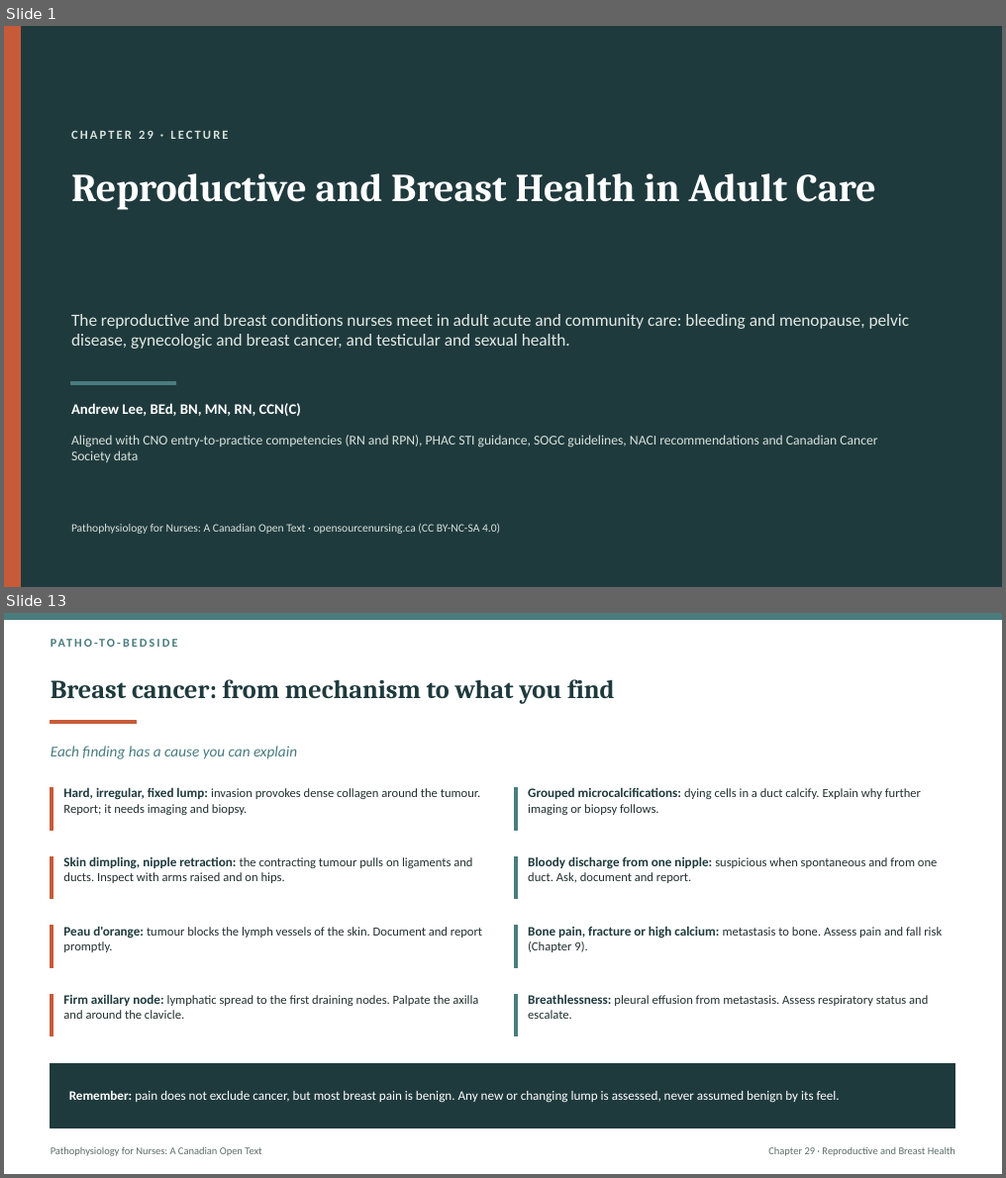
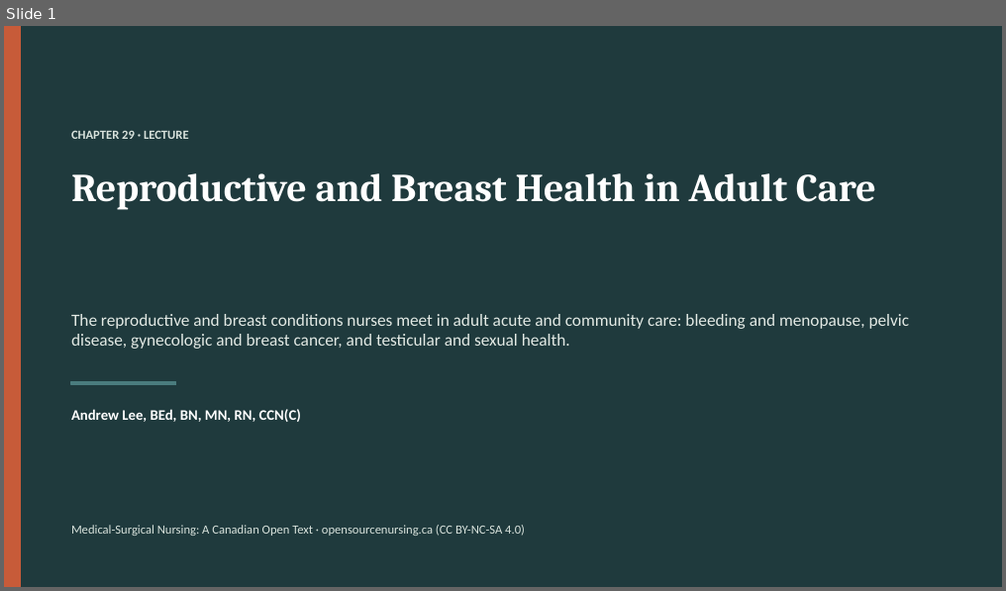
Before and after one commit to andrewleenl/opensourcenursing, a slide deck: Ch29_Reproductive_and_Breast_Health_in_Adult_Care_Lecture_Presentation.pptx. Shown one above the other, each under a label of ours: slides 1 and 13 before the commit, slide 1 after it; the slides between them are not shown. The pictures are 1006x1178 and 1006x591 pixels, drawn with LibreOffice and Linux fonts; fonts in the diff are those of the drawing. Boxes give left, top, right and bottom in pixels: in the first picture for what was removed or moved away, otherwise in the second. Text is boxed around its words. In the diff, an @@ line names an element or a change of style, - is before the commit and + after.

```diff
--- a/Ch29_Reproductive_and_Breast_Health_in_Adult_Care_Lecture_Presentation.pptx
+++ b/Ch29_Reproductive_and_Breast_Health_in_Adult_Care_Lecture_Presentation.pptx
@@ slide 13 removed at (4,613,1002,1174), background #FFFFFF @@
@@ rectangle removed at (4,613,1002,620) @@
@@ text removed at (51,636,955,657) @@
-PATHO-TO-BEDSIDE
@@ title removed at (51,679,615,704) @@
-Breast cancer: from mechanism to what you find
@@ rectangle removed at (51,721,137,724) @@
@@ text removed at (51,746,297,760) @@
-Each finding has a cause you can explain
@@ rectangle removed at (51,788,54,830) @@
@@ text removed at (63,787,480,815) @@
-Hard, irregular, fixed lump: invasion provokes dense collagen around the tumour. Report; it needs imaging and biopsy.
@@ rectangle removed at (515,788,518,830) @@
@@ text removed at (528,787,921,815) @@
-Grouped microcalcifications: dying cells in a duct calcify. Explain why further imaging or biopsy follows.
@@ rectangle removed at (51,858,54,899) @@
@@ text removed at (63,857,472,883) @@
-Skin dimpling, nipple retraction: the contracting tumour pulls on ligaments and ducts. Inspect with arms raised and on hips.
@@ rectangle removed at (515,858,518,899) @@
@@ text removed at (528,857,938,883) @@
-Bloody discharge from one nipple: suspicious when spontaneous and from one duct. Ask, document and report.
@@ rectangle removed at (51,926,54,967) @@
@@ text removed at (63,926,482,953) @@
-Peau d'orange: tumour blocks the lymph vessels of the skin. Document and report promptly.
@@ rectangle removed at (515,926,518,967) @@
@@ text removed at (528,926,942,953) @@
-Bone pain, fracture or high calcium: metastasis to bone. Assess pain and fall risk (Chapter 9).
@@ rectangle removed at (51,995,54,1037) @@
@@ text removed at (63,994,478,1019) @@
-Firm axillary node: lymphatic spread to the first draining nodes. Palpate the axilla and around the clavicle.
@@ rectangle removed at (515,995,518,1037) @@
@@ text removed at (528,994,928,1019) @@
-Breathlessness: pleural effusion from metastasis. Assess respiratory status and escalate.
@@ rectangle removed at (51,1063,955,1128) @@
@@ text removed at (69,1090,840,1103) @@
-Remember: pain does not exclude cancer, but most breast pain is benign. Any new or changing lump is assessed, never assumed benign by its feel.
@@ text removed at (51,1147,261,1157) @@
-Pathophysiology for Nurses: A Canadian Open Text
@@ text removed at (768,1147,955,1157) @@
-Chapter 29 · Reproductive and Breast Health
@@ slide 1 changed as well @@
@@ text "CHAPTER 29 · LECTURE" at (71,130,189,139): letter spacing 2 to 0 pt @@
@@ text "Andrew Lee, BEd, BN, MN, ..." at (71,409,301,422): vertical alignment top to middle @@
@@ text removed at (71,435,877,463) @@
-Aligned with CNO entry-to-practice competencies (RN and RPN), PHAC STI guidance, SOGC guidelines, NACI recommendations and Canadian Cancer Society data
@@ text "Medical-Surgical Nursing: A Canadian Open ..." at (71,525,525,536): vertical alignment top to middle @@
@@ text at (71,525,525,536): text changed; size 11 to 12 pt @@
-Pathophysiology for Nurses: A Canadian Open Text · opensourcenursing.ca (CC BY-NC-SA 4.0)
+Medical-Surgical Nursing: A Canadian Open Text · opensourcenursing.ca (CC BY-NC-SA 4.0)
```
Also in this commit, not shown: 9 other slides changed, 40 slides added, 39 other slides removed, 14 other files.
